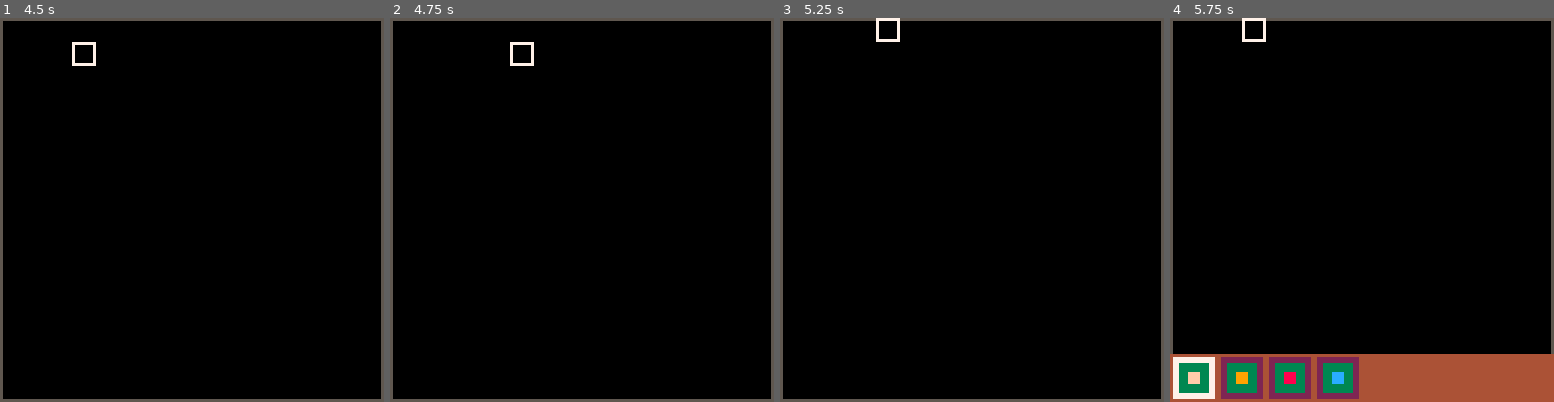
Above: before the commit, frames 1-4 (left to right).
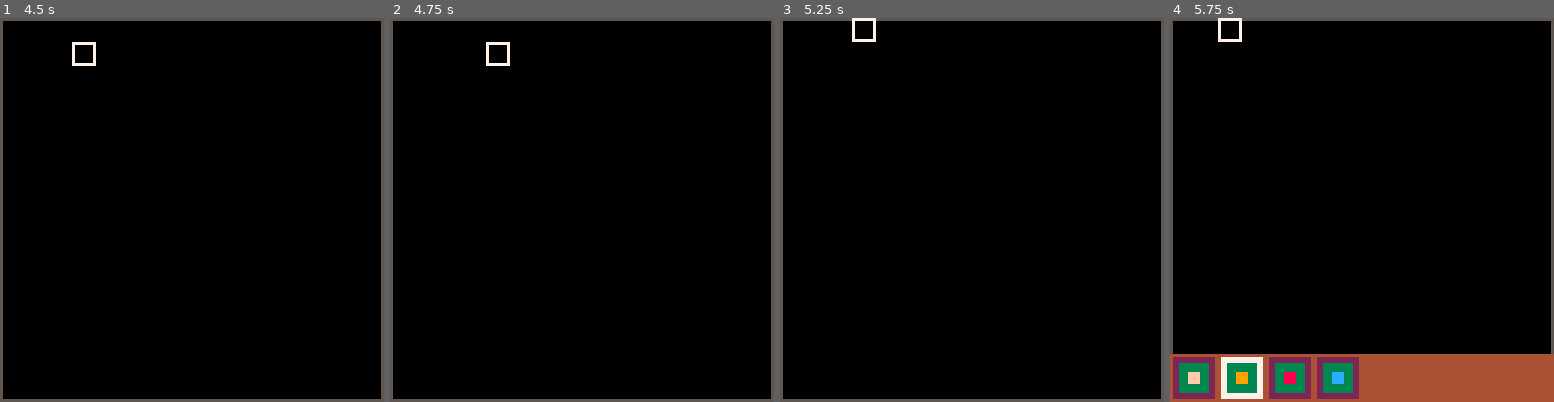
Above: after the commit, the same moments.

Repository: shen-sat/found
Game: PICO-8 cartridge game.p8
Two runs of this game, one before a commit and one after it. Both use one fixed random seed, a clock stepped at 60 frames per second and the inputs below.
Inputs:
- Up to frame 1 (4.5 s): tap X (X key) at 0.33, 1.07, 1.85, 2.97, 4.08 s; tap O (Z key) at 0.7, 1.7, 2.1, 2.5, 2.9, 3.3, 3.7, 4.1 s; hold Right 1.6-2.1 s; hold Up 2.15-2.42 s; hold Right 2.47-3.03 s; hold Left 3.08-3.58 s; hold Down 3.63-3.97 s; hold Right from 4.02 s (still down)
- Up to frame 2 (4.75 s): tap O (Z key) at 4.5 s; release Right at 4.68 s; hold Up from 4.73 s (still down)
- Up to frame 3 (5.25 s): tap O (Z key) at 4.9 s; release Up at 5.03 s; hold Left from 5.08 s (still down); tap X (X key) at 5.2 s
- Up to frame 4 (5.75 s): tap O (Z key) at 5.3, 5.7 s; release Left at 5.68 s; hold Down from 5.73 s (still down)

Frame 1 is identical in both runs. In frame 2, 0.3% of the frame differs, in the area x 25-38%, y 6-13%; in frame 3, 0.3%; in frame 4, 1.5%, in the area x 0-25%, y 0-100%.

Commit message:
Move pointer along build bar

Diff:
--- a/game.p8
+++ b/game.p8
@@ -31,17 +31,34 @@
 end
 
 function _update()
-  if btnp(1) then
-    pointer.x = min(pointer.x + 8,120)
-  elseif btnp(0) then
-    -- if pointer.x + 8 > 127 then return end
-    -- pointer.x -= 8
-    pointer.x = max(pointer.x - 8,0)
-  elseif btnp(2) then
-    pointer.y = max(pointer.y - 8,0)
-  elseif btnp(3) then
-    pointer.y = min(pointer.y + 8,120)
+  menu_mode = false
+  if btn(4) then menu_mode = true end
+
+  if menu_mode then
+    local increment = 0
+    if btnp(1) then
+      increment = 1
+      build_bar.btn_index = ((build_bar.btn_index + increment)%4)
+      if build_bar.btn_index == 0 then build_bar.btn_index = 4 end
+    elseif btnp(0) then
+      increment = -1
+      build_bar.btn_index = ((build_bar.btn_index + increment)%4)
+      if build_bar.btn_index == 0 then build_bar.btn_index = 4 end
+    end
+
+
+  else
+    if btnp(1) then
+      pointer.x = min(pointer.x + 8,120)
+    elseif btnp(0) then
+      pointer.x = max(pointer.x - 8,0)
+    elseif btnp(2) then
+      pointer.y = max(pointer.y - 8,0)
+    elseif btnp(3) then
+      pointer.y = min(pointer.y + 8,120)
+    end
   end
+
 end
 
 function _draw()
@@ -59,7 +76,7 @@
   rect(0,0,127,127,5) --border
 
 
-  if btn(4) then build_bar:draw() end
+  if menu_mode then build_bar:draw() end
   spr(0,pointer.x,pointer.y)
 end
 
Not shown, changed: TODO.txt
